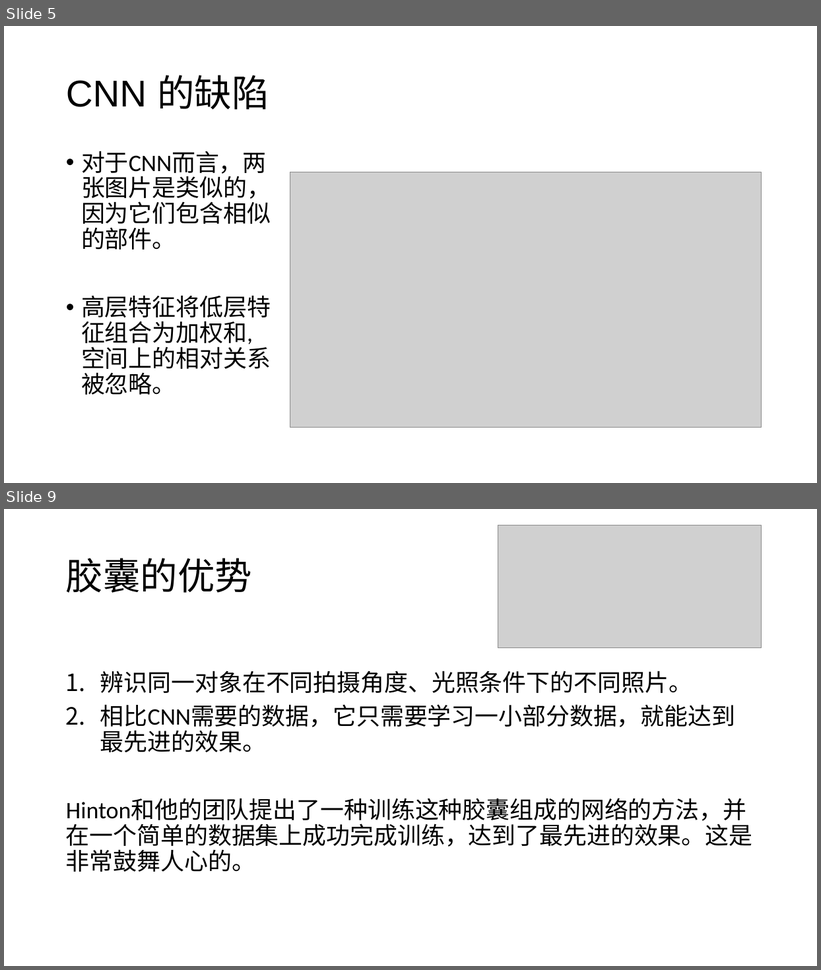
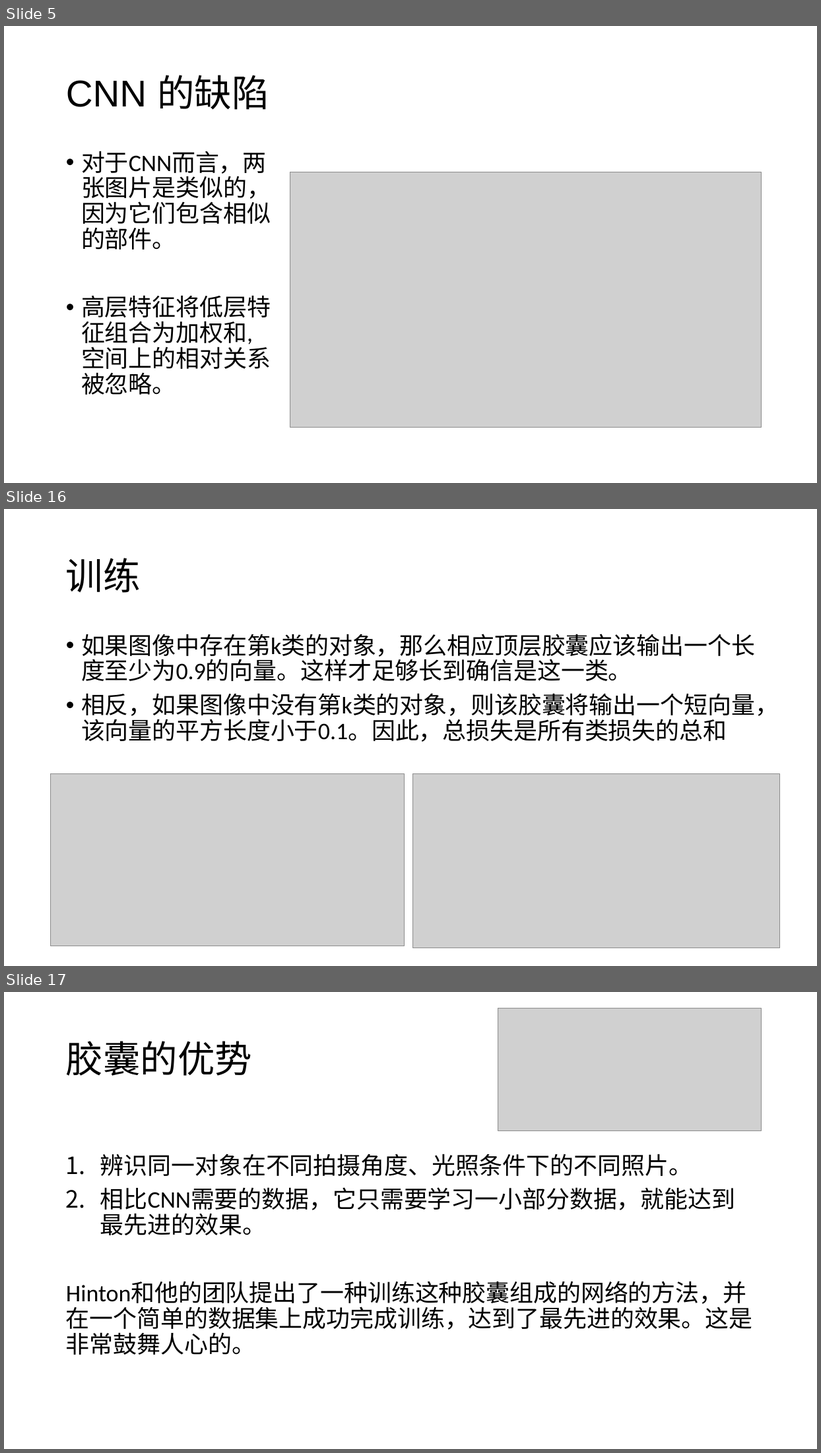
Before and after one commit to foamliu/Learning-DL, a slide deck: capsnet/CapsNet.pptx. Shown one above the other, each under a label of ours: slides 5 and 9 before the commit, slides 5, 16 and 17 after it; the slides between them are not shown. The pictures are 821x970 and 821x1453 pixels, drawn with LibreOffice and Linux fonts; fonts in the diff are those of the drawing; grey boxes stand for pictures. Boxes give left, top, right and bottom in pixels: in the first picture for what was removed or moved away, otherwise in the second. Text is boxed around its words. In the diff, an @@ line names an element or a change of style, - is before the commit and + after.

```diff
--- a/capsnet/CapsNet.pptx
+++ b/capsnet/CapsNet.pptx
@@ slide 16 added at (4, 509, 817, 966), background #FFFFFF @@
@@ title added at (66, 558, 141, 593), 44 pt, text #000000 @@
+训练
@@ text added at (81, 634, 779, 742), 28 pt, text #000000 @@
+• 如果图像中存在第k类的对象，那么相应顶层胶囊应该输出一个长度至少为0.9的向量。这样才足够长到确信是这一类。
+• 相反，如果图像中没有第k类的对象，则该胶囊将输出一个短向量，该向量的平方长度小于0.1。因此，总损失是所有类损失的总和
@@ picture added at (51, 774, 404, 946) @@
@@ picture added at (413, 774, 780, 948) @@
@@ what was slide 9 is now slide 17 @@
```
Also in this commit, not shown: 5 slides changed, 9 other slides added, 2 slides removed, 1 other file.
